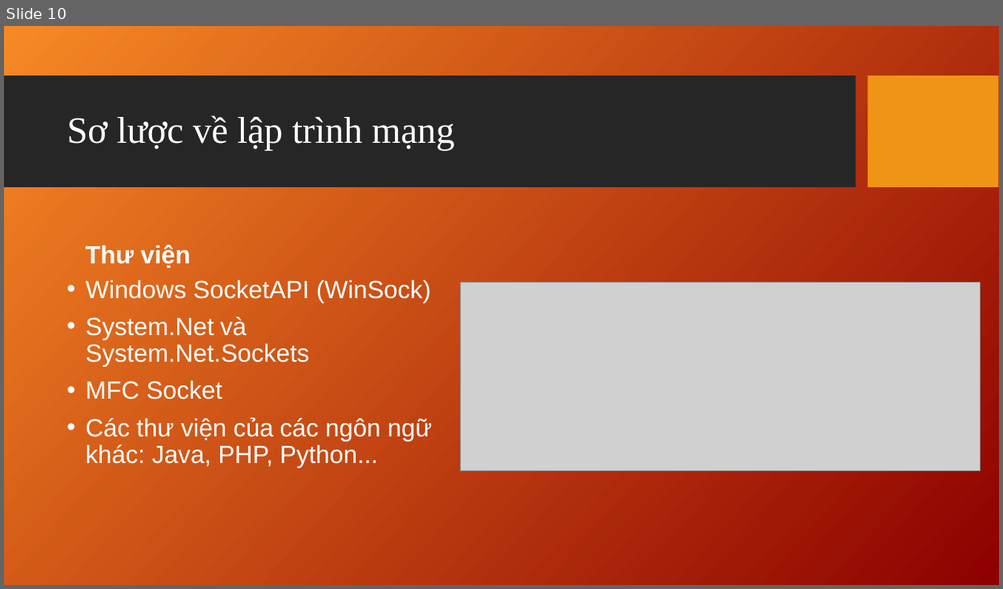
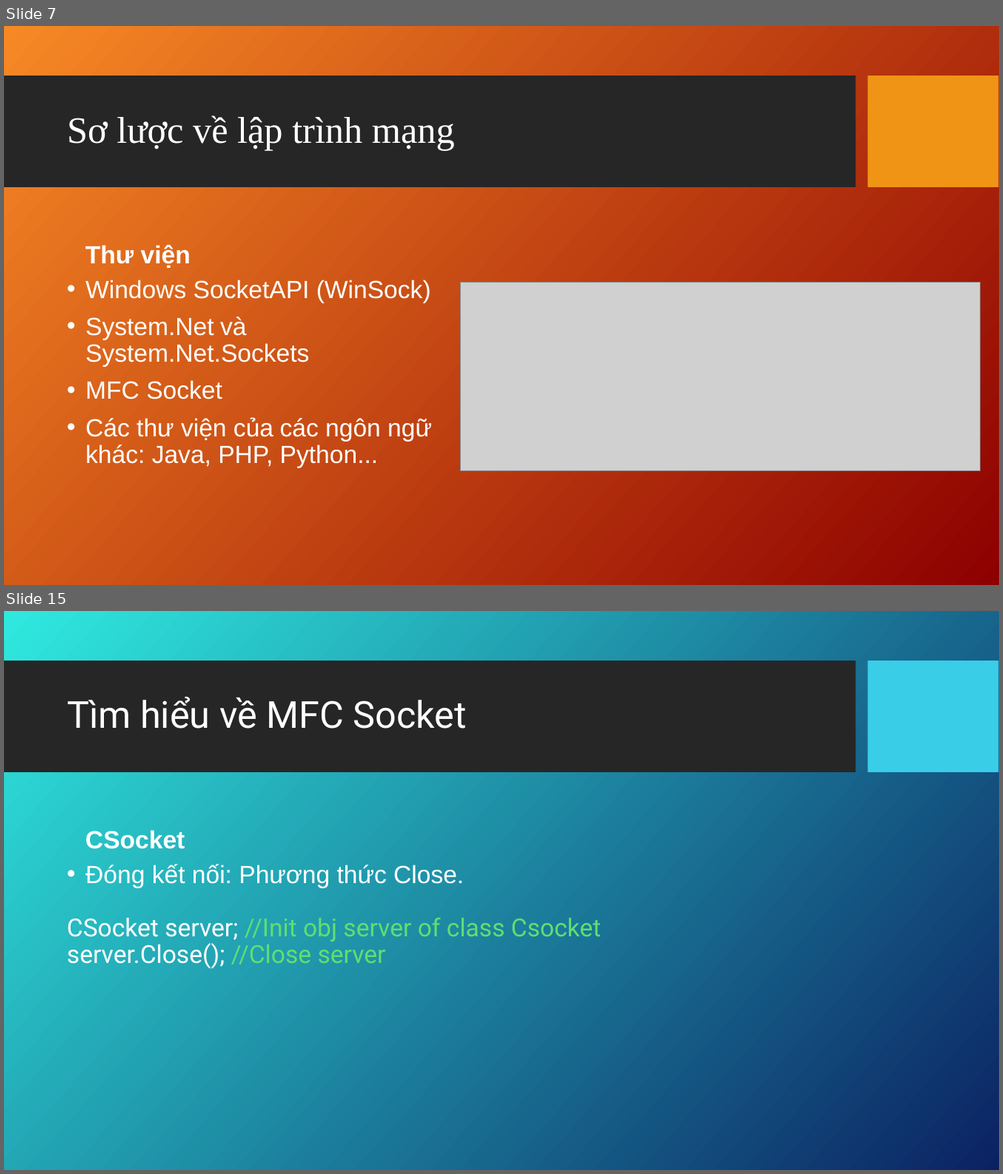
Before and after one commit to bahao247/ChattingApp, a slide deck: Documents/Socket_Connect_Presentation_TuanNA_2142.ppt. Shown one above the other, each under a label of ours: slide 10 before the commit, slides 7 and 15 after it; the slides between them are not shown. The pictures are 1003x589 and 1003x1174 pixels, drawn with LibreOffice and Linux fonts; fonts in the diff are those of the drawing; grey boxes stand for pictures; background and template pictures are left out. Boxes give left, top, right and bottom in pixels: in the first picture for what was removed or moved away, otherwise in the second. Text is boxed around its words. In the diff, an @@ line names an element or a change of style, - is before the commit and + after.

```diff
--- a/Documents/Socket_Connect_Presentation_TuanNA_2142.ppt
+++ b/Documents/Socket_Connect_Presentation_TuanNA_2142.ppt
@@ slide 15 added at (x1=4, y1=611, x2=999, y2=1170), background picture (left out); not listed: 1 template element that a slide beside it also shows @@
@@ rectangle added at (x1=868, y1=661, x2=998, y2=773), fill #39CDE7 @@
@@ title added at (x1=67, y1=696, x2=466, y2=729), 36 pt, text #FFFFFF @@
+Tìm hiểu về MFC Socket
@@ text added at (x1=85, y1=830, x2=185, y2=849), 24 pt, text #FFFFFF, bold @@
+CSocket
@@ text added at (x1=67, y1=864, x2=600, y2=969), 24 pt, text #FFFFFF @@
+• Đóng kết nối: Phương thức Close.
+CSocket server; //Init obj server of class Csocket
+server.Close(); //Close server
@@ what was slide 10 is now slide 7 @@
```
Also in this commit, not shown: 15 other slides added, 13 slides removed, 3 other files.
